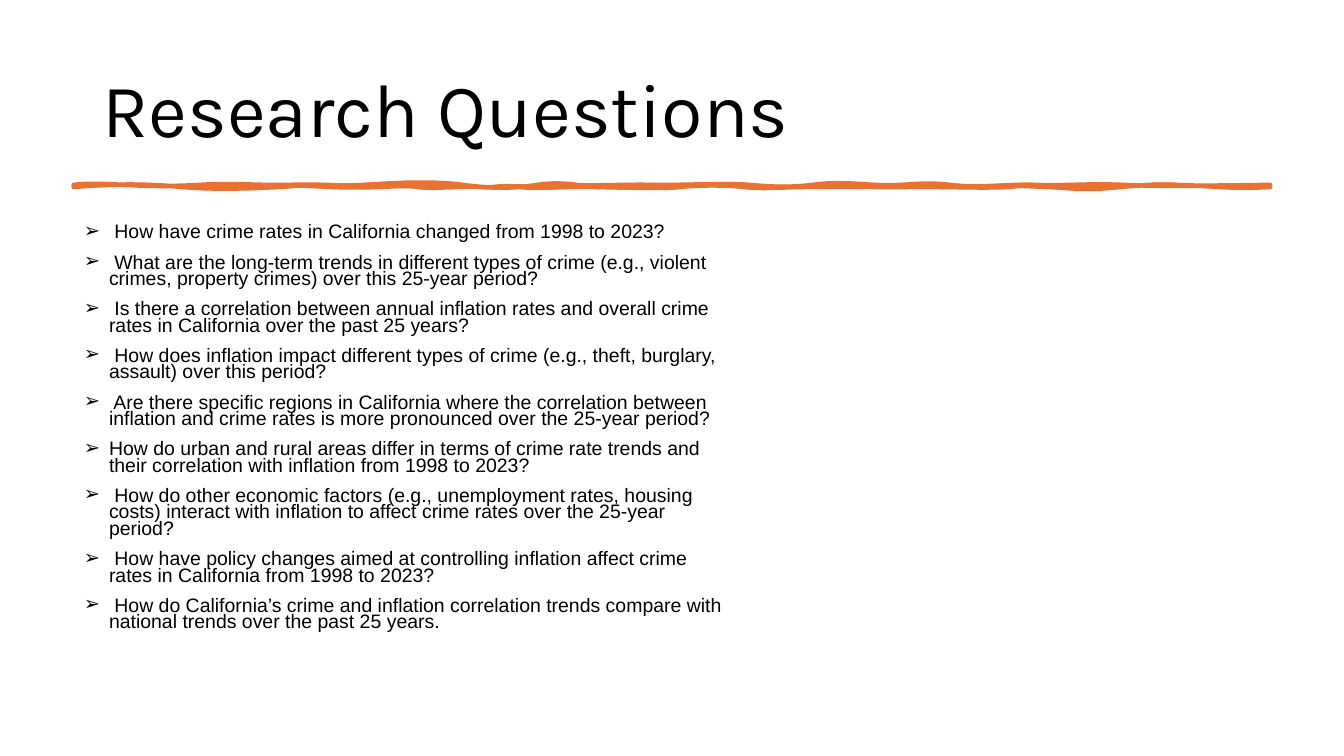
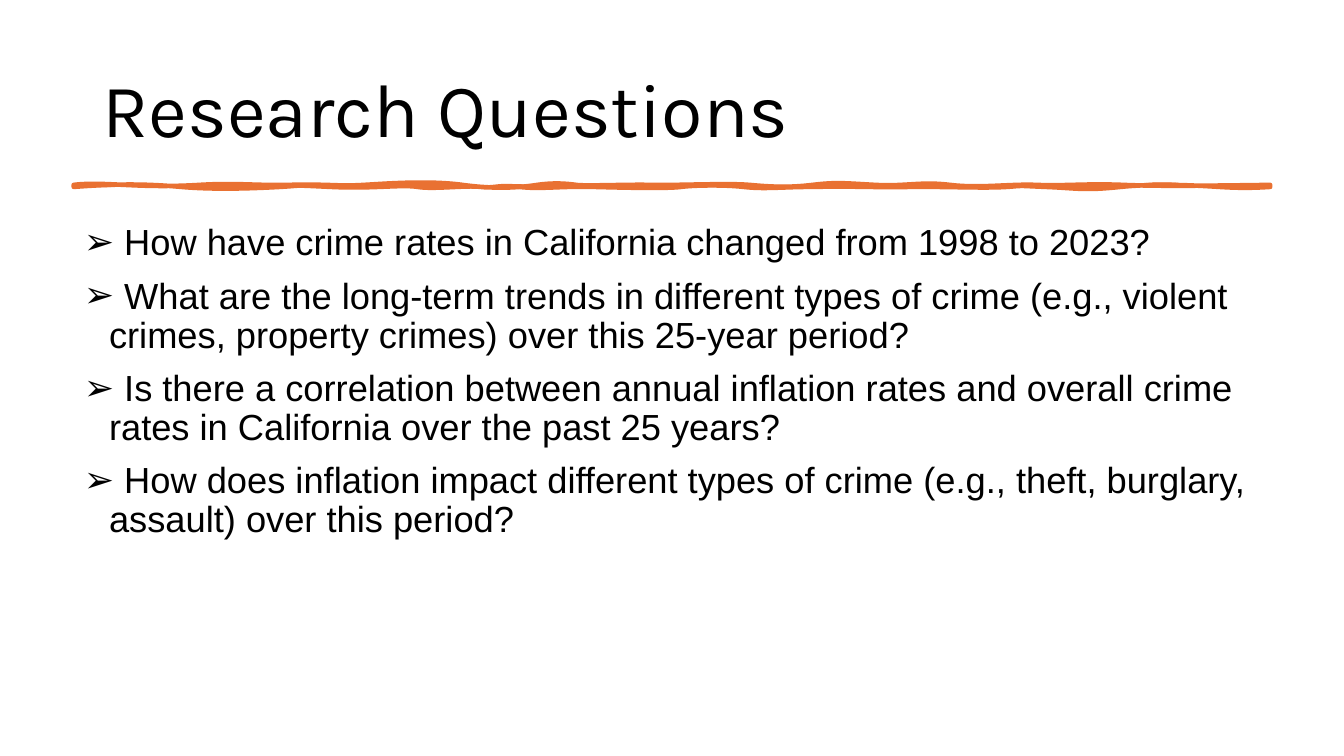
Before and after one commit to EdGonz44/Crime-Chronicles-Inflation-in-the-Golden-State, a slide deck: slide 3 of Communal Resources/Crime_Chronicles_ppt.pptx. Drawn at 1344x756 pixels with LibreOffice and Linux fonts; fonts in the diff are those of the drawing. Boxes give left, top, right and bottom in pixels: in the first picture for what was removed or moved away, otherwise in the second. Text is boxed around its words. In the diff, an @@ line names an element or a change of style, - is before the commit and + after.

```diff
--- a/Communal Resources/Crime_Chronicles_ppt.pptx
+++ b/Communal Resources/Crime_Chronicles_ppt.pptx
@@ text "How have crime rates in ..." at box(109, 228, 1245, 539): size 13.9 to 25.9 pt; line spacing 0.7 to 0.9 @@
@@ text at box(109, 395, 722, 632): paragraphs removed @@
-➢ Are there specific regions in California where the correlation between
-  inflation and crime rates is more pronounced over the 25-year period?
-➢ How do urban and rural areas differ in terms of crime rate trends and
-  their correlation with inflation from 1998 to 2023?
-➢ How do other economic factors (e.g., unemployment rates, housing
-  costs) interact with inflation to affect crime rates over the 25-year
-  period?
-➢ How have policy changes aimed at controlling inflation affect crime
-  rates in California from 1998 to 2023?
-➢ How do California’s crime and inflation correlation trends compare with
-  national trends over the past 25 years.
```
Also in this commit, not shown: 2 other slides changed, 3 slides added.
